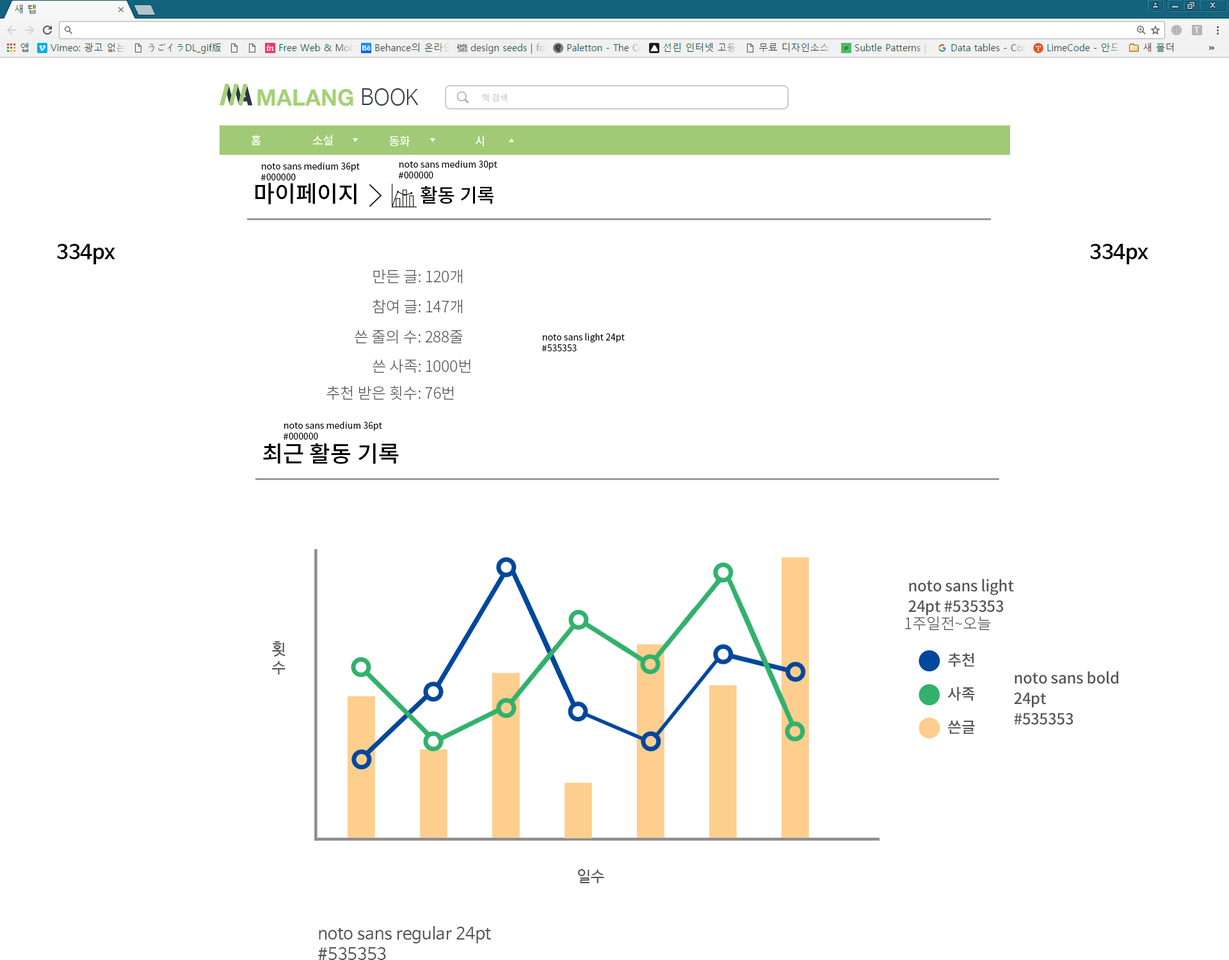
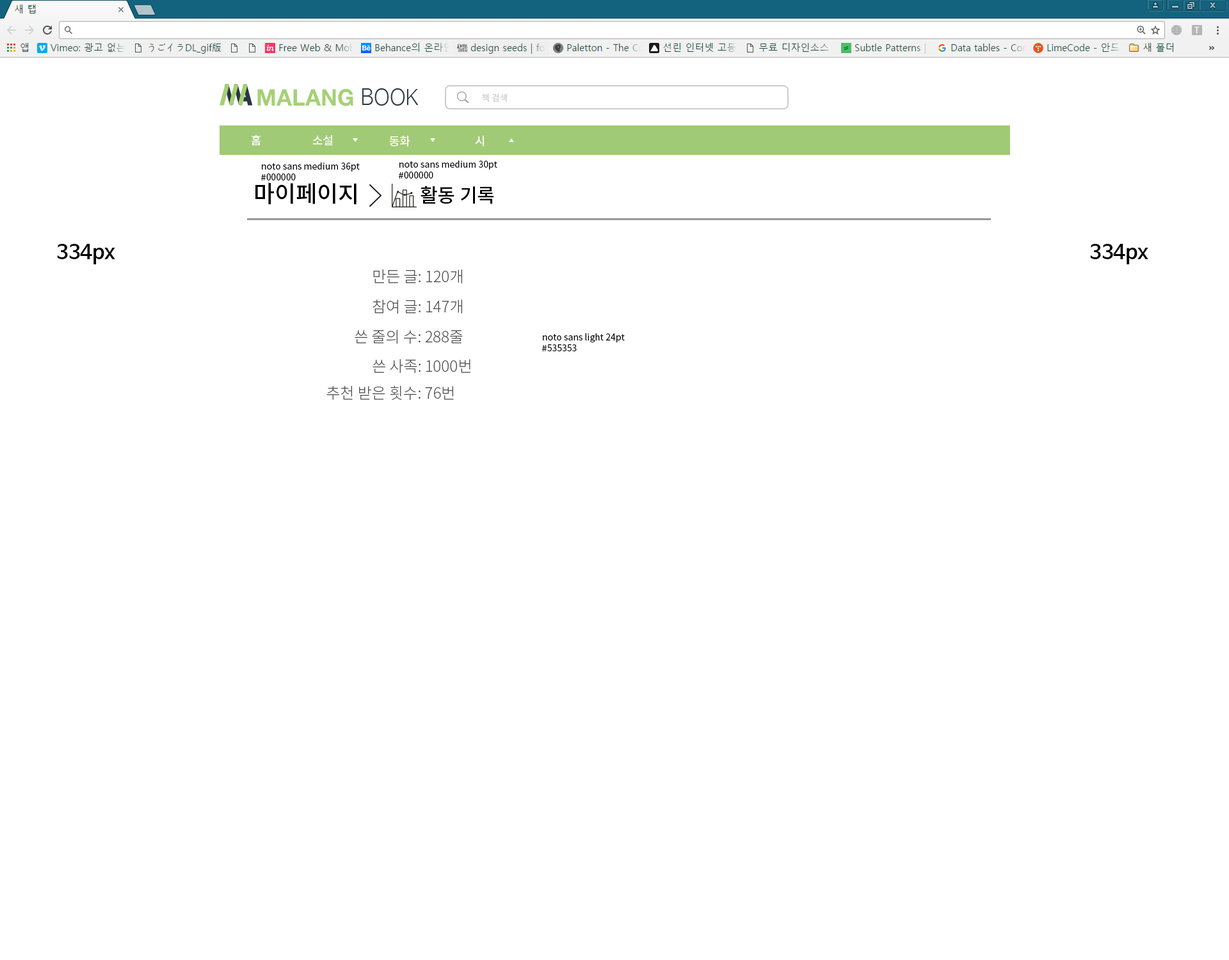
Layer changes from the first 1229px x 960px image to the second:
removed layer "noto sans medium 36pt #000000 복사" over box(283, 421, 383, 440)
removed layer "noto sans regular 24pt #535353" over box(318, 926, 491, 960)
removed layer "noto sans light 24pt #535353" (2nd of 2) over box(908, 578, 1014, 616)
removed layer "noto sans bold 24pt #535353" over box(1013, 670, 1119, 726)
added layer "Malang-Book_Mypage_activitilog" (1st of 2) above "Malang-Book_Mypage_activitilog" over box(255, 421, 1119, 960)
removed layer "배경" over box(255, 421, 1119, 960)
